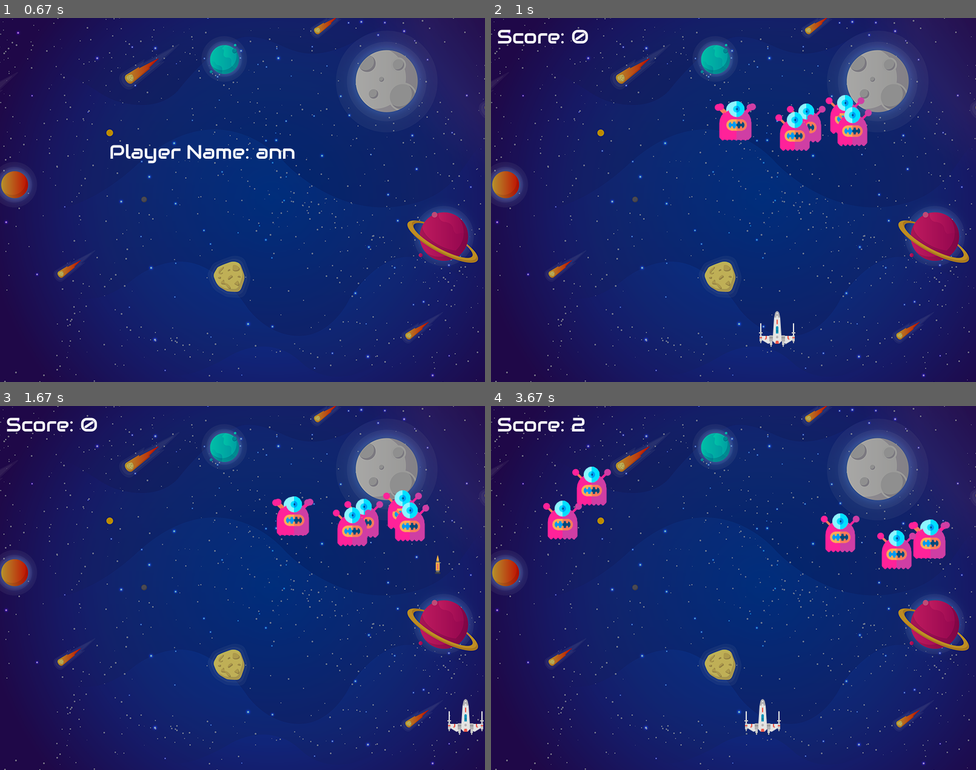
Above: before the commit, frames 1-4 (two rows, left to right).
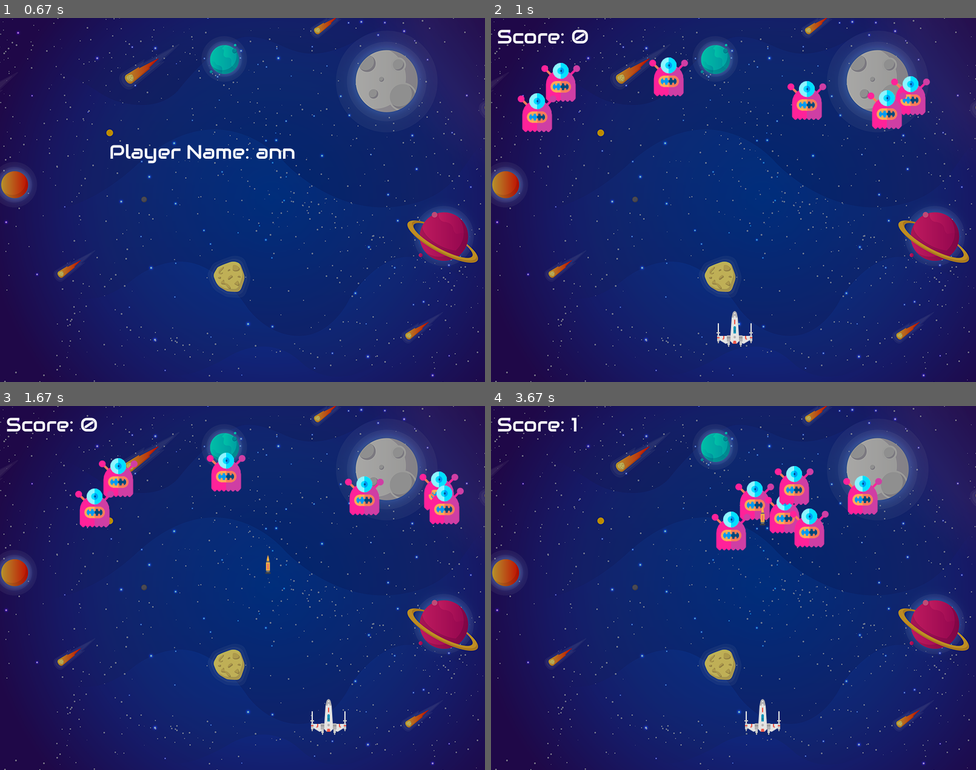
Above: after the commit, the same moments.

Repository: tasnimzotder/space-invader-pygame
Game: pygame game, started from main.py
Same seed, same stepped clock (60 frames per second), same inputs: the game is played once before the commit and once after it.
Inputs:
- Up to frame 1 (0.67 s): type "ann" at 0.33 s
- Up to frame 2 (1 s): tap Enter at 0.67 s; hold F5 from 0.88 s (still down); hold Right from 0.88 s (still down)
- Up to frame 3 (1.67 s): release F5 at 1.35 s; release Right at 1.35 s; hold Right from 1.43 s (still down); tap Space at 1.5 s
- Up to frame 4 (3.67 s): tap Space at 1.8, 2.05, 2.38, 2.68, 2.88, 3.18, 3.45 s; release Right at 1.9 s; hold Up 1.98-2.28 s; hold Right 2.32-2.78 s; hold Left 2.82-3.35 s; hold Down from 3.38 s (still down)

Frame 1 is identical in both runs. In frame 2, 6.3% of the frame differs, in the area x 5-91%, y 10-91%; in frame 3, 6.1%; in frame 4, 6.5%, in the area x 10-95%, y 3-45%.

Commit message:
:sparkles: add reload feature

Diff:
--- a/main.py
+++ b/main.py
@@ -9,6 +9,10 @@
 
 # initialize the pygame
 pygame.init()
+
+# game loop
+running = False
+setup_running = True
 
 # game timing
 FPS = 60
@@ -37,23 +41,6 @@
 playerX_change = 0
 player_name = ''
 
-# enemy
-enemyImg = []
-enemyX = []
-enemyY = []
-enemyX_change = []
-enemyY_change = []
-num_of_enemies = 6
-enemyX_change_idx = 2.0
-enemyY_change_idx = 0.3
-
-for i in range(num_of_enemies):
-    enemyImg.append(pygame.image.load(os.path.join('assets', 'enemy.png')))
-    enemyX.append(random.randint(20, screenX - 20 - 64))
-    enemyY.append(random.randint(50, 150))
-    enemyX_change.append(enemyX_change_idx)
-    enemyY_change.append(0)
-
 # bullet
 bulletImg = pygame.image.load(os.path.join('assets', 'bullet.png'))
 bulletX = playerX + 32
@@ -79,10 +66,6 @@
     screen.blit(playerImg, (x, y))
 
 
-def enemy(x: float, y: float, idx: float):
-    screen.blit(enemyImg[idx], (x, y))
-
-
 def fire(x: float, y: float):
     global bullet_state
     bullet_state = 'fire'
@@ -96,14 +79,37 @@
     return False
 
 
+# reload game
+def reload_game(event):
+    global textX, textY
+    global score_val
+
+    if event.type == pygame.KEYDOWN:
+        if event.key == pygame.K_F5:
+            # set score diplay default
+            textX = 10
+            textY = 10
+
+            score_val = 0
+            main()
+
+
 # quit window
 def quit_window(event, var_name: str, value: bool):
+    global score_val, running, setup_running
+
     if event.type == pygame.QUIT:
-        var_name = value
+        if var_name == 'running':
+            running = value
+        elif var_name == 'setup_running':
+            setup_running = value
         sys.exit()
     elif event.type == pygame.KEYDOWN:
         if event.key == pygame.K_ESCAPE:
-            var_name = value
+            if var_name == 'running':
+                running = value
+            elif var_name == 'setup_running':
+                setup_running = value
             sys.exit()
 
 
@@ -116,20 +122,23 @@
     textY = -90
 
     scoresFile = sh.readScoresFile()
-    if scoresFile['highscore']['score'] <= score_val:
+    if score_val > scoresFile['highscore']['score']:
         sh.writeScoresFile(player_name, score_val)
 
     over_text = over_font.render('GAME OVER', True, (255, 255, 255))
-    screen.blit(over_text, (200, 200))
+    screen.blit(over_text, (180, 160))
 
     score_text = font.render("Score: " + str(score_val) + "\t\t" + player_name,
                              True, (255, 255, 255))
-    screen.blit(score_text, (305, 286))
+    screen.blit(score_text, (285, 246))
 
     highscore_text = font.render(
         "Highscore: " + str(scoresFile['highscore']['score']) + "\t\t" +
         scoresFile['highscore']['player'], True, (255, 255, 255))
-    screen.blit(highscore_text, (232, 325))
+    screen.blit(highscore_text, (212, 285))
+
+    reload_text = font.render('* Press F5 to reload *', True, (240, 95, 38))
+    screen.blit(reload_text, (220, 450))
 
 
 # game setup window
@@ -144,7 +153,6 @@
 def main():
     global playerX, playerY
     global playerX_change
-    global enemyX_change_idx, enemyY_change_idx
     global bulletX, bulletY
     global bullet_state
     global score_val
@@ -152,8 +160,27 @@
     global fps_count, blink_cursor
 
     # game loop
-    running = False
-    setup_running = True
+    global running, setup_running
+
+    # enemy
+    enemyImg = []
+    enemyX = []
+    enemyY = []
+    enemyX_change = []
+    enemyY_change = []
+    num_of_enemies = 6
+    enemyX_change_idx = 2.0
+    enemyY_change_idx = 0.3
+
+    for i in range(num_of_enemies):
+        enemyImg.append(pygame.image.load(os.path.join('assets', 'enemy.png')))
+        enemyX.append(random.randint(20, screenX - 20 - 64))
+        enemyY.append(random.randint(50, 150))
+        enemyX_change.append(enemyX_change_idx)
+        enemyY_change.append(0)
+
+    def enemy(x: float, y: float, idx: float):
+        screen.blit(enemyImg[idx], (x, y))
 
     # game setup window
     while setup_running:
@@ -199,6 +226,7 @@
 
         for event in pygame.event.get():
             quit_window(event, running, False)
+            reload_game(event)
 
             if event.type == pygame.KEYDOWN:
                 if event.key == pygame.K_LEFT:
Not shown, changed: README.md
